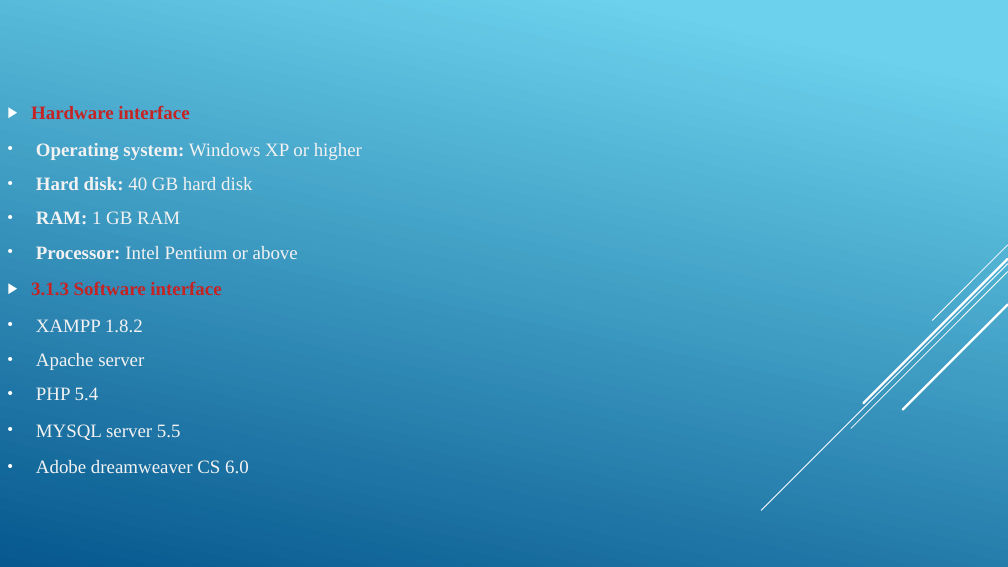
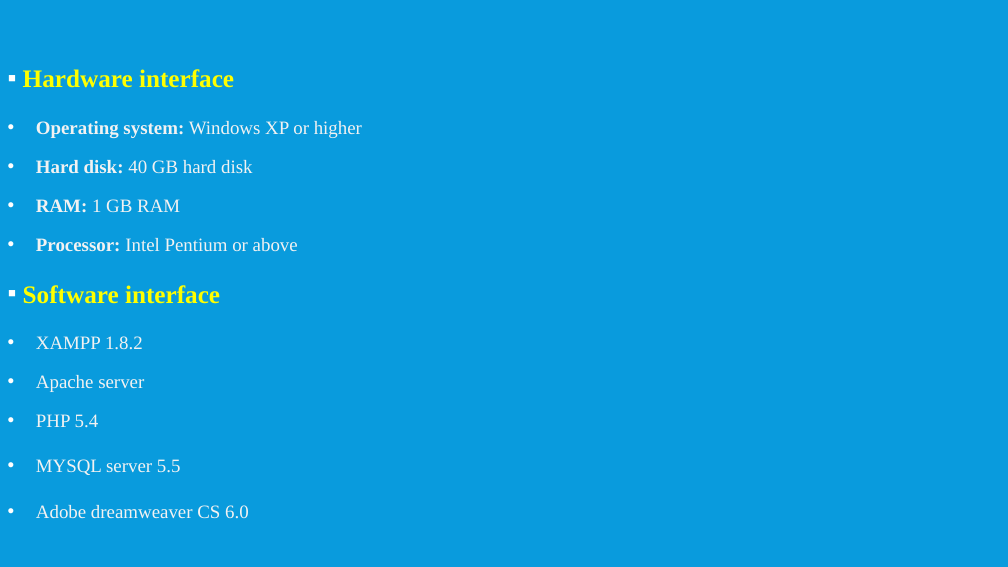
Before and after one commit to SanjayJoshi116/Extra-Curricular-Activity-Management, a slide deck: slide 5 of Project Docs/Presentation.pptx. Drawn at 1008x567 pixels with LibreOffice and Linux fonts; fonts in the diff are those of the drawing. Boxes give left, top, right and bottom in pixels: in the first picture for what was removed or moved away, otherwise in the second. Text is boxed around its words. In the diff, an @@ line names an element or a change of style, - is before the commit and + after.

```diff
--- a/Project Docs/Presentation.pptx
+++ b/Project Docs/Presentation.pptx
@@ background gradient #6ED2EB to #06588E to #099BDD @@
@@ text "Hardware interface" at box(23, 69, 362, 518): vertical alignment middle to top @@
@@ text at box(23, 69, 362, 518): size 18 to 24 pt, text colour #C62324 to #FFFF00 in "Hardware interface"; bullet ▶ to ▪; more space between paragraphs @@
@@ text at box(23, 285, 220, 304): text changed; size 18 to 24 pt; text colour #C62324 to #FFFF00 @@
-▶ 3.1.3 Software interface
+▪ Software interface
@@ group removed at box(761, 245, 1008, 510): 5 lines @@
```
Also in this commit, not shown: 19 other slides changed.
